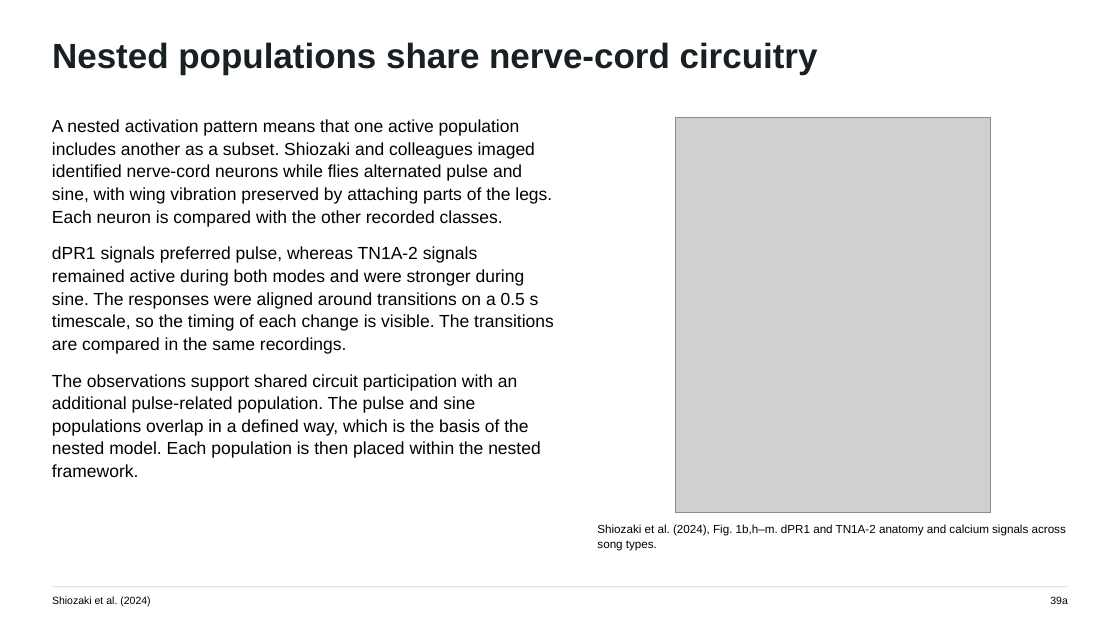
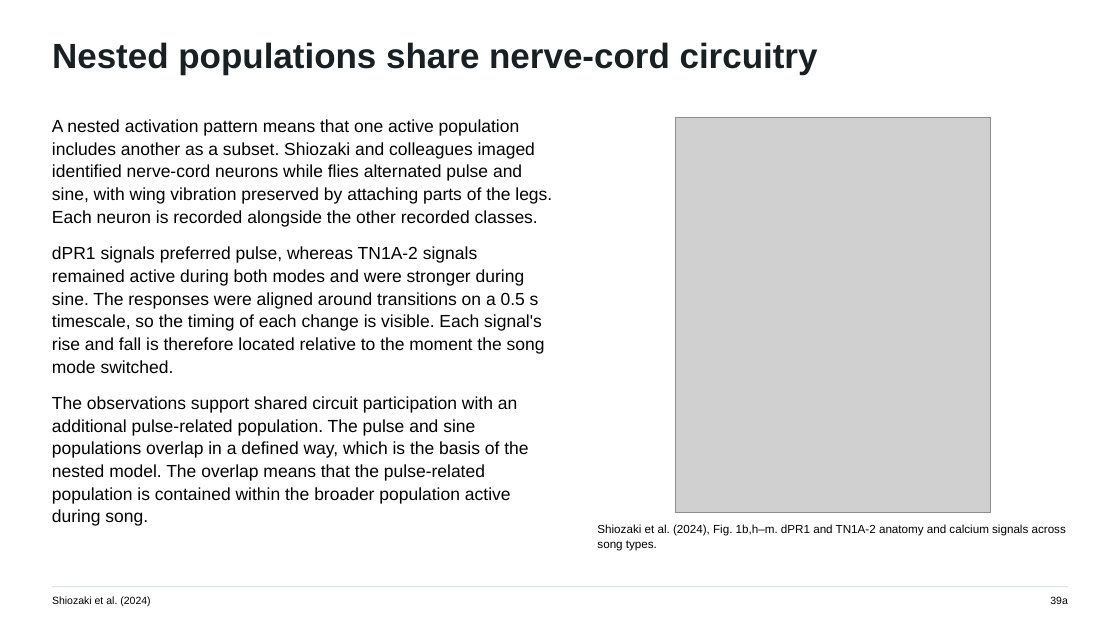
Before and after one commit to jordanxxlopez/NEUROETHOLOGY, a slide deck: slide 52 of scaffolded/Neuroethology_Lecture34_FA2026_SCAFFOLDED.pptx. Drawn at 1120x630 pixels with LibreOffice and Linux fonts; fonts in the diff are those of the drawing; grey boxes stand for pictures. Boxes give left, top, right and bottom in pixels: in the first picture for what was removed or moved away, otherwise in the second. Text is boxed around its words. In the diff, an @@ line names an element or a change of style, - is before the commit and + after.

```diff
--- a/scaffolded/Neuroethology_Lecture34_FA2026_SCAFFOLDED.pptx
+++ b/scaffolded/Neuroethology_Lecture34_FA2026_SCAFFOLDED.pptx
@@ text at (x1=52, y1=119, x2=552, y2=526): text changed @@
-A nested activation pattern means that one active population includes another as a subset. Shiozaki and colleagues imaged identified nerve-cord neurons while flies alternated pulse and sine, with wing vibration preserved by attaching parts of the legs. Each neuron is compared with the other recorded classes.
-dPR1 signals preferred pulse, whereas TN1A-2 signals remained active during both modes and were stronger during sine. The responses were aligned around transitions on a 0.5 s timescale, so the timing of each change is visible. The transitions are compared in the same recordings.
-The observations support shared circuit participation with an additional pulse-related population. The pulse and sine populations overlap in a defined way, which is the basis of the nested model. Each population is then placed within the nested framework.
+A nested activation pattern means that one active population includes another as a subset. Shiozaki and colleagues imaged identified nerve-cord neurons while flies alternated pulse and sine, with wing vibration preserved by attaching parts of the legs. Each neuron is recorded alongside the other recorded classes.
+dPR1 signals preferred pulse, whereas TN1A-2 signals remained active during both modes and were stronger during sine. The responses were aligned around transitions on a 0.5 s timescale, so the timing of each change is visible. Each signal's rise and fall is therefore located relative to the moment the song mode switched.
+The observations support shared circuit participation with an additional pulse-related population. The pulse and sine populations overlap in a defined way, which is the basis of the nested model. The overlap means that the pulse-related population is contained within the broader population active during song.
```
Also in this commit, not shown: 43 other slides changed, 3 other files.
